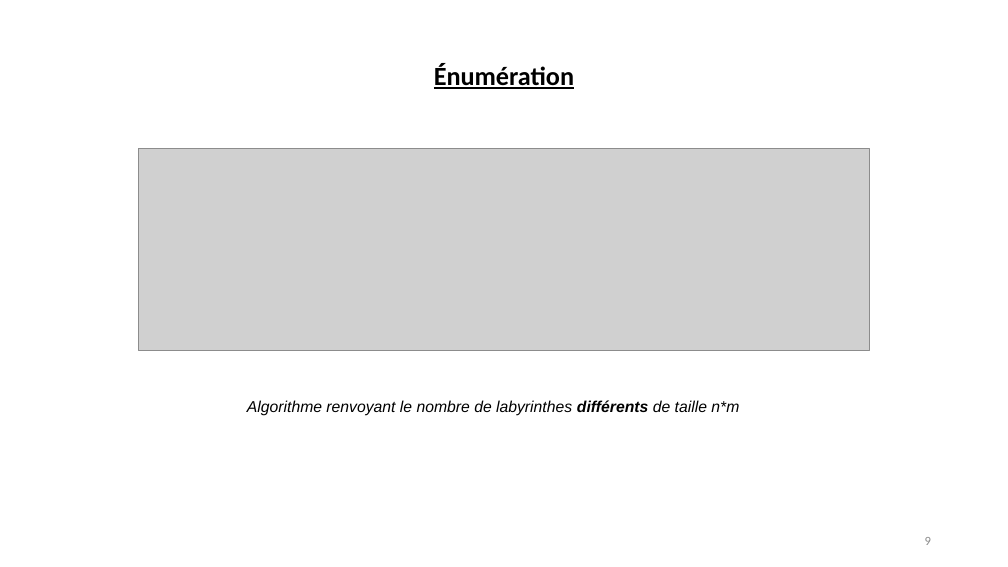
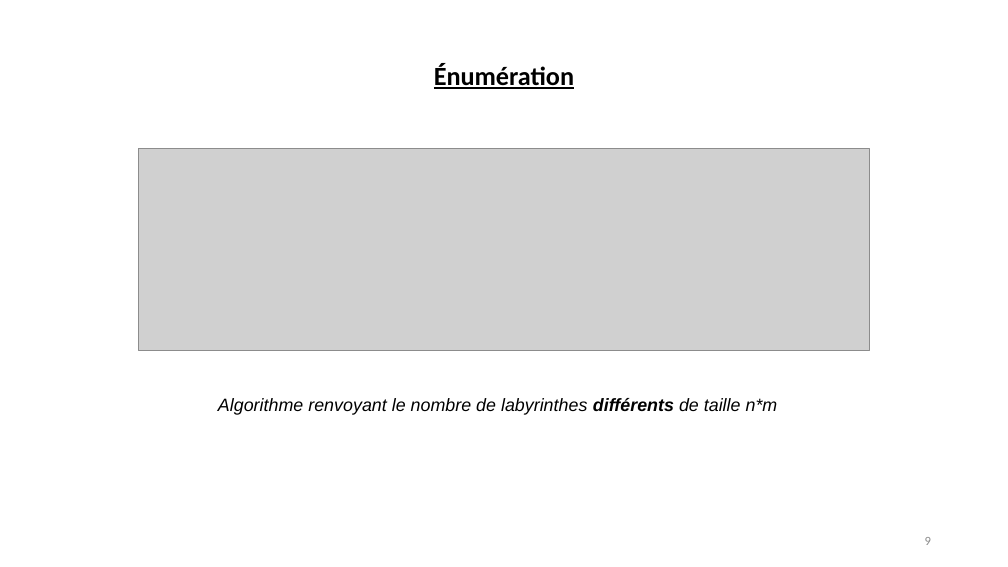
Before and after one commit to RayaneZen05/Projet-math-info-RNL, a slide deck: slide 9 of Soutenance_Projet_Math_Info_Zenaidi_Rayane_Bulfone_Noé_Iltis_Lucas.PPTX. Drawn at 1008x567 pixels with LibreOffice and Linux fonts; fonts in the diff are those of the drawing; grey boxes stand for pictures. Boxes give left, top, right and bottom in pixels: in the first picture for what was removed or moved away, otherwise in the second. Text is boxed around its words. In the diff, an @@ line names an element or a change of style, - is before the commit and + after.

```diff
--- a/Soutenance_Projet_Math_Info_Zenaidi_Rayane_Bulfone_Noé_Iltis_Lucas.PPTX
+++ b/Soutenance_Projet_Math_Info_Zenaidi_Rayane_Bulfone_Noé_Iltis_Lucas.PPTX
@@ text "Algorithme renvoyant le nombre de ..." moved from (x1=247, y1=400, x2=739, y2=416) to (x1=218, y1=398, x2=778, y2=415) @@
@@ text "Algorithme renvoyant le nombre de ..." at (x1=218, y1=398, x2=778, y2=415): size 15 to 17 pt @@
```
Also in this commit, not shown: 3 other slides changed, 2 slides added, 2 slides removed.
